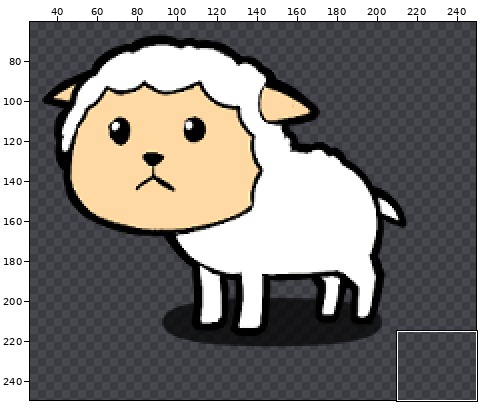
Sprite sheet: style/img/8.png. Above: a wide view before the commit, with the close-up outlined.
Close-up. First the earlier version:
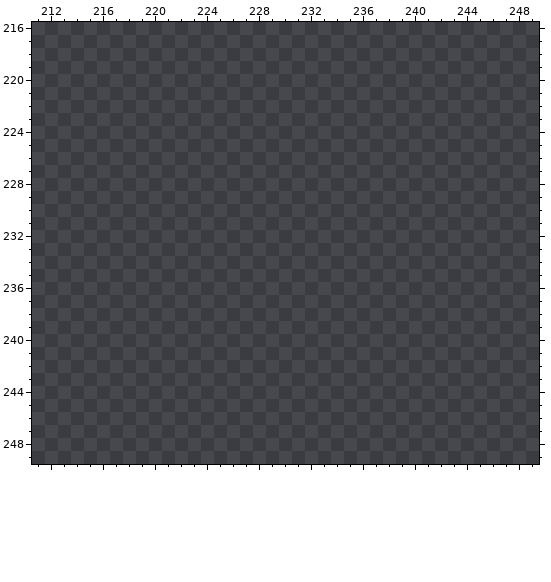
The file is 350x350 pixels. Pixels under 10% opacity are left out. Colours within 5 levels of each other are drawn and written as one. Shown: x 211..249, y 216..249. The old version is drawn lined up with the new one, on the new canvas. The wide view leaves out empty margins. The commit also changed other parts of the picture, which this record leaves out.
After the commit:
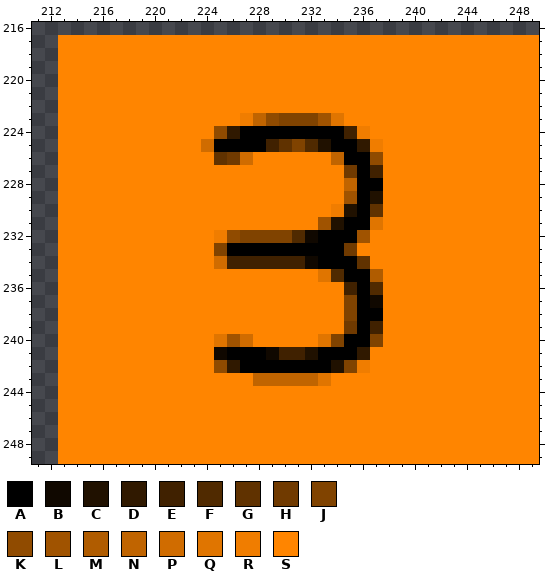
Palette (. is transparent): A #000000  B #100800  C #201100  D #301900  E #402100  F #502a00  G #603200  H #703a00  J #804300  K #904b00  L #a05300  M #b05c00  N #c06400  P #d06c00  Q #e07500  R #f07d00  S #ff8500
What changed:
canvas 350x350 -> 250x250, the old top-left corner now at -49,-49 (the part of the old canvas that was cut away was empty and is not shown)
y 217..222: x 213..249 ..................................... -> SSSSSSSSSSSSSSSSSSSSSSSSSSSSSSSSSSSSS
y 223: x 213..249 ..................................... -> SSSSSSSSSSSSSSRNKJJJLQSSSSSSSSSSSSSSS
y 224: x 213..249 ..................................... -> SSSSSSSSSSSSKDAAAAAAAAERSSSSSSSSSSSSS
y 225: x 213..249 ..................................... -> SSSSSSSSSSSPAAAAEGJFCAADRSSSSSSSSSSSS
y 226: x 213..249 ..................................... -> SSSSSSSSSSSSGHPSSSSSSNAAKSSSSSSSSSSSS
y 227: x 213..249 ..................................... -> SSSSSSSSSSSSSSSSSSSSSSHAESSSSSSSSSSSS
y 228: x 213..249 ..................................... -> SSSSSSSSSSSSSSSSSSSSSSNAASSSSSSSSSSSS
y 229: x 213..249 ..................................... -> SSSSSSSSSSSSSSSSSSSSSSLACSSSSSSSSSSSS
y 230: x 213..249 ..................................... -> SSSSSSSSSSSSSSSSSSSSSRCAGSSSSSSSSSSSS
y 231: x 213..249 ..................................... -> SSSSSSSSSSSSSSSSSSSSLCAAQSSSSSSSSSSSS
y 232: x 213..249 ..................................... -> SSSSSSSSSSSSRKJJJJFBAAALSSSSSSSSSSSSS
y 233: x 213..249 ..................................... -> SSSSSSSSSSSSJAAAAAAAAAHSSSSSSSSSSSSSS
y 234: x 213..249 ..................................... -> SSSSSSSSSSSSPEEEEEEBAAAGSSSSSSSSSSSSS
y 235: x 213..249 ..................................... -> SSSSSSSSSSSSSSSSSSSSQFAAMSSSSSSSSSSSS
y 236: x 213..249 ..................................... -> SSSSSSSSSSSSSSSSSSSSSSEAFSSSSSSSSSSSS
y 237: x 213..249 ..................................... -> SSSSSSSSSSSSSSSSSSSSSSJABSSSSSSSSSSSS
y 238: x 213..249 ..................................... -> SSSSSSSSSSSSSSSSSSSSSSJAASSSSSSSSSSSS
y 239: x 213..249 ..................................... -> SSSSSSSSSSSSSSSSSSSSSSHAESSSSSSSSSSSS
y 240: x 213..249 ..................................... -> SSSSSSSSSSSSQLPSSSSSQJAAJSSSSSSSSSSSS
y 241: x 213..249 ..................................... -> SSSSSSSSSSSSBAAABEECAAADSSSSSSSSSSSSS
y 242: x 213..249 ..................................... -> SSSSSSSSSSSSKDAAAAAAACJRSSSSSSSSSSSSS
y 243: x 213..249 ..................................... -> SSSSSSSSSSSSSSSNNNNNQSSSSSSSSSSSSSSSS
y 244..249: x 213..249 ..................................... -> SSSSSSSSSSSSSSSSSSSSSSSSSSSSSSSSSSSSS
Where, in picture pixels (left, top, right, bottom), the same in both close-ups:
added: (58, 35, 539, 464)
